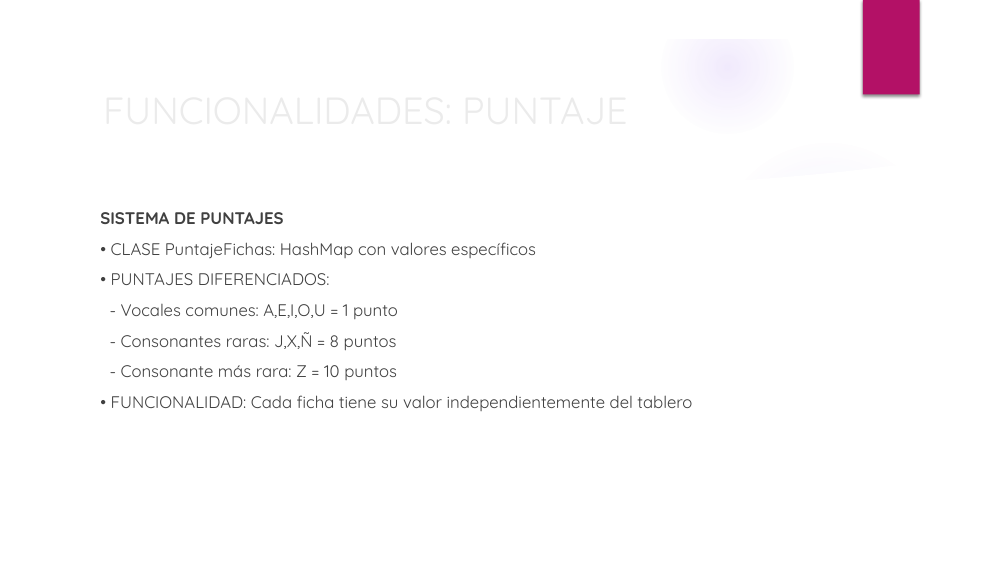
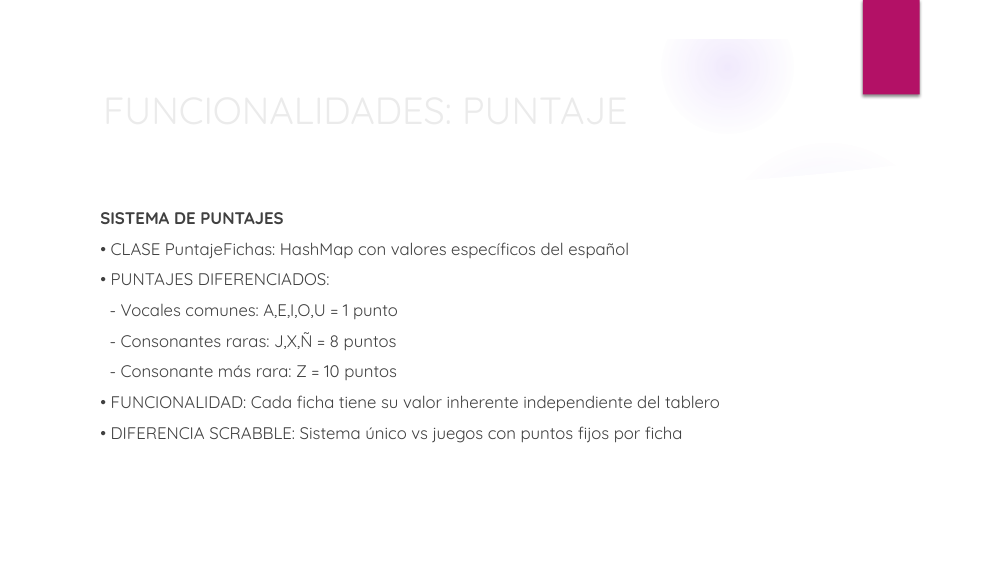
Before and after one commit to BinaryJuan/scrabble-poo, a slide deck: slide 41 of SCRABBLE.pptx (slide 43 before the commit). Drawn at 1008x567 pixels with LibreOffice and Linux fonts; fonts in the diff are those of the drawing; background and template pictures are left out. Boxes give left, top, right and bottom in pixels: in the first picture for what was removed or moved away, otherwise in the second. Text is boxed around its words. In the diff, an @@ line names an element or a change of style, - is before the commit and + after.

```diff
--- a/SCRABBLE.pptx
+++ b/SCRABBLE.pptx
@@ text at bbox=[111, 242, 629, 258]: text changed @@
-• CLASE PuntajeFichas: HashMap con valores específicos
+• CLASE PuntajeFichas: HashMap con valores específicos del español
@@ text at bbox=[111, 395, 720, 443]: text changed @@
-• FUNCIONALIDAD: Cada ficha tiene su valor independientemente del tablero
+• FUNCIONALIDAD: Cada ficha tiene su valor inherente independiente del tablero
+• DIFERENCIA SCRABBLE: Sistema único vs juegos con puntos fijos por ficha
```
Also in this commit, not shown: 12 other slides changed, 1 slide added, 3 slides removed.
